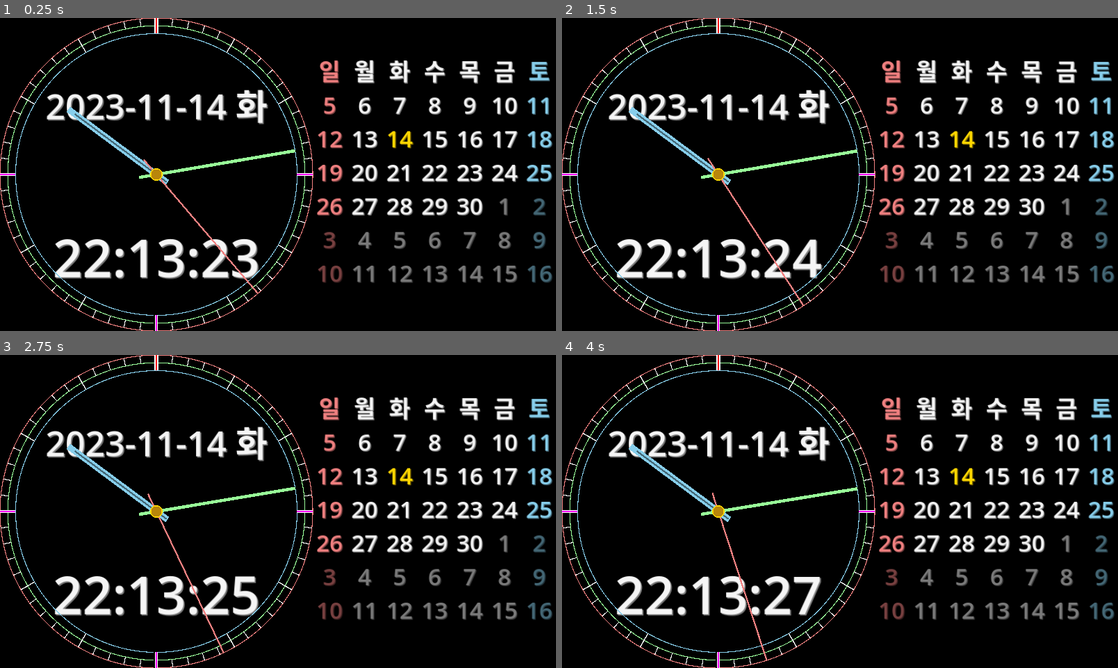
Above: before the commit, frames 1-4 (two rows, left to right).
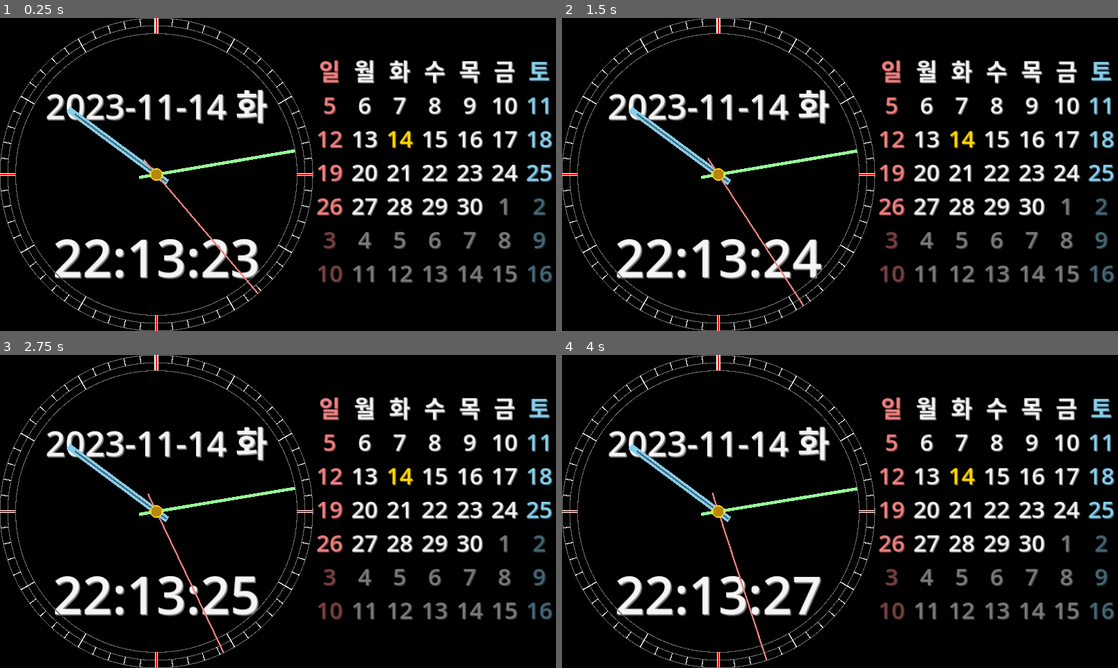
Above: after the commit, the same moments.

Repository: kasworld/gd4analogclockcal
Game: Godot game, scene res://main.tscn
Two runs of this game, one before a commit and one after it. Both use one fixed random seed, a clock stepped at 60 frames per second and the inputs below.
Inputs:
- Up to frame 1 (0.25 s): no input
- Up to frame 2 (1.5 s): no input
- Up to frame 3 (2.75 s): no input
- Up to frame 4 (4 s): no input

The runs differ from the first frame. In frame 1, 1.2% of the frame differs, in the area x 0-57%, y 0-100%; in frame 2, 1.2%; in frame 3, 1.2%; in frame 4, 1.2%.

Commit message:
update deco

Diff:
--- a/analog_clock.gd
+++ b/analog_clock.gd
@@ -12,17 +12,17 @@
 	var vp_size = get_viewport_rect().size
 	clock_R = vp_size.y / 2
 
-	add_child(new_circle(clock_R, Color.LIGHT_CORAL, clock_R/200))
-	add_child(new_circle(clock_R-clock_R/20, Color.PALE_GREEN, clock_R/200))
-	add_child(new_circle(clock_R-clock_R/10, Color.SKY_BLUE, clock_R/200))
+	add_child(new_circle(clock_R, Color.DIM_GRAY, clock_R/200))
+	add_child(new_circle(clock_R-clock_R/20, Color.DIM_GRAY, clock_R/200))
+	add_child(new_circle(clock_R-clock_R/10, Color.DIM_GRAY, clock_R/200))
 
 	for i in range(0,60):
 		if i == 0:
 			add_child( new_clock_face( Color.WHITE, minute2rad(i), clock_R/40, clock_R/10, 0  ) )
-			add_child( new_clock_face( Color.RED, minute2rad(i), clock_R/100, clock_R/10, 0  ) )
+			add_child( new_clock_face( Color.RED, minute2rad(i), clock_R/200, clock_R/10, 0  ) )
 		elif i % 15 ==0:
 			add_child( new_clock_face( Color.WHITE, minute2rad(i), clock_R/50, clock_R/10, 0  ) )
-			add_child( new_clock_face( Color.MAGENTA, minute2rad(i), clock_R/200, clock_R/10, 0  ) )
+			add_child( new_clock_face( Color.RED, minute2rad(i), clock_R/200, clock_R/10, 0  ) )
 		elif i % 5 == 0 :
 			add_child( new_clock_face( Color.WHITE, minute2rad(i), clock_R/150, clock_R/10, 0  ) )
 		else :
@@ -70,7 +70,7 @@
 
 func new_circle(r,co, w) -> Line2D :
 	var rtn = Line2D.new()
-	for i in 360 :
+	for i in 361 :
 		var v2 = Vector2(sin(i*2*PI/360)*r, cos(i*2*PI/360)*r)
 		rtn.add_point(v2)
 	rtn.default_color = co
